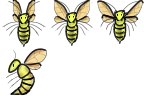
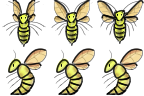
Revision of a layered 144 × 96 image; what changed, layer by layer:
added group "Left 3" with 20 layers above "Left 2" over [54, 48, 143, 96]
added group "Shade" (1st of 3, in "Left 3") (multiply) with 2 layers in group "Left 3" over [54, 48, 143, 96]
added layer "Body" (1st of 12, in "Left 3" › "Shade") in group "Shade" over [54, 48, 143, 96]
added layer "Wings" (1st of 12, in "Left 3" › "Shade") in group "Shade" over [64, 48, 143, 96]
added group "Line" (1st of 6, in "Left 3") with 10 layers in group "Left 3" over [54, 48, 143, 96]
added layer "Back wing" (1st of 3, in "Left 3" › "Line") in group "Line" over [64, 48, 143, 96]
added layer "Front wing" (1st of 3, in "Left 3" › "Line") in group "Line" over [64, 48, 143, 96]
added group "Head" (1st of 6, in "Left 3" › "Line") with 2 layers in group "Line" over [54, 48, 143, 96]
added layer "Contour" (1st of 3, in "Left 3" › "Line" › "Head") in group "Head" over [54, 48, 143, 96]
added layer "Center body" (1st of 3, in "Left 3" › "Line") in group "Line" over [64, 48, 143, 96]
added group "Draw" (1st of 3, in "Left 3") with 4 layers in group "Left 3" over [54, 48, 143, 96]
added group "Wings" (2nd of 12, in "Left 3" › "Draw") with 2 layers in group "Draw" over [64, 48, 143, 96]
added layer "Patterns" (2nd of 12, in "Left 3" › "Draw" › "Wings") in group "Wings" over [64, 48, 143, 96]
added layer "Base" (1st of 6, in "Left 3" › "Draw" › "Wings") in group "Wings" over [64, 48, 143, 96]
added layer "Head and body" (1st of 3, in "Left 3" › "Draw") in group "Draw" over [54, 48, 143, 96]
added group "Left 2" with 20 layers above "Left 1" over [54, 48, 128, 96]
added group "Shade" (2nd of 3, in "Left 2") (multiply) with 2 layers in group "Left 2" over [54, 48, 128, 96]
added layer "Body" (2nd of 12, in "Left 2" › "Shade") in group "Shade" over [54, 48, 128, 96]
added layer "Wings" (3rd of 12, in "Left 2" › "Shade") in group "Shade" over [54, 48, 128, 96]
…and 21 more changes (21 added)
